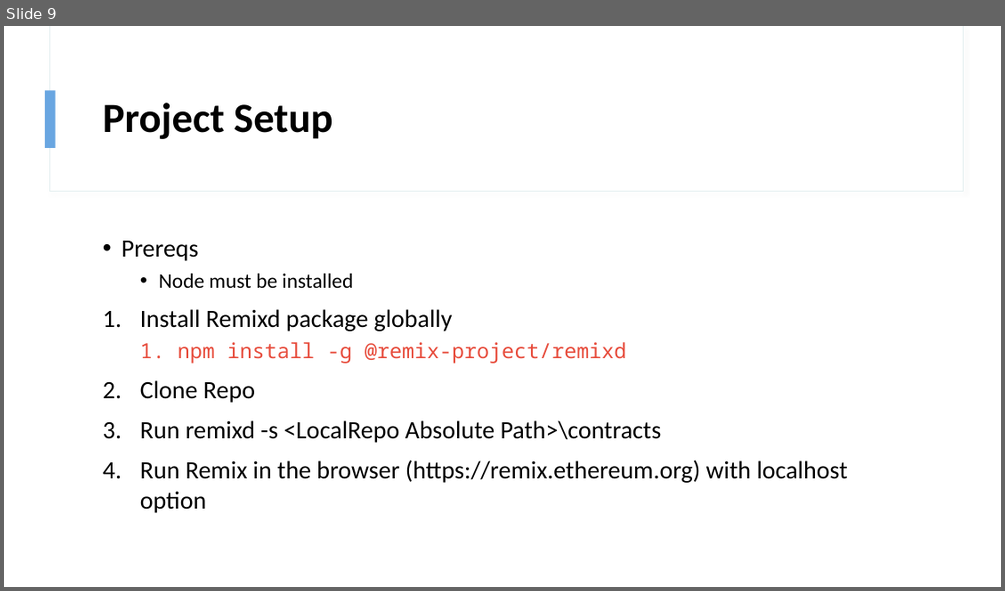
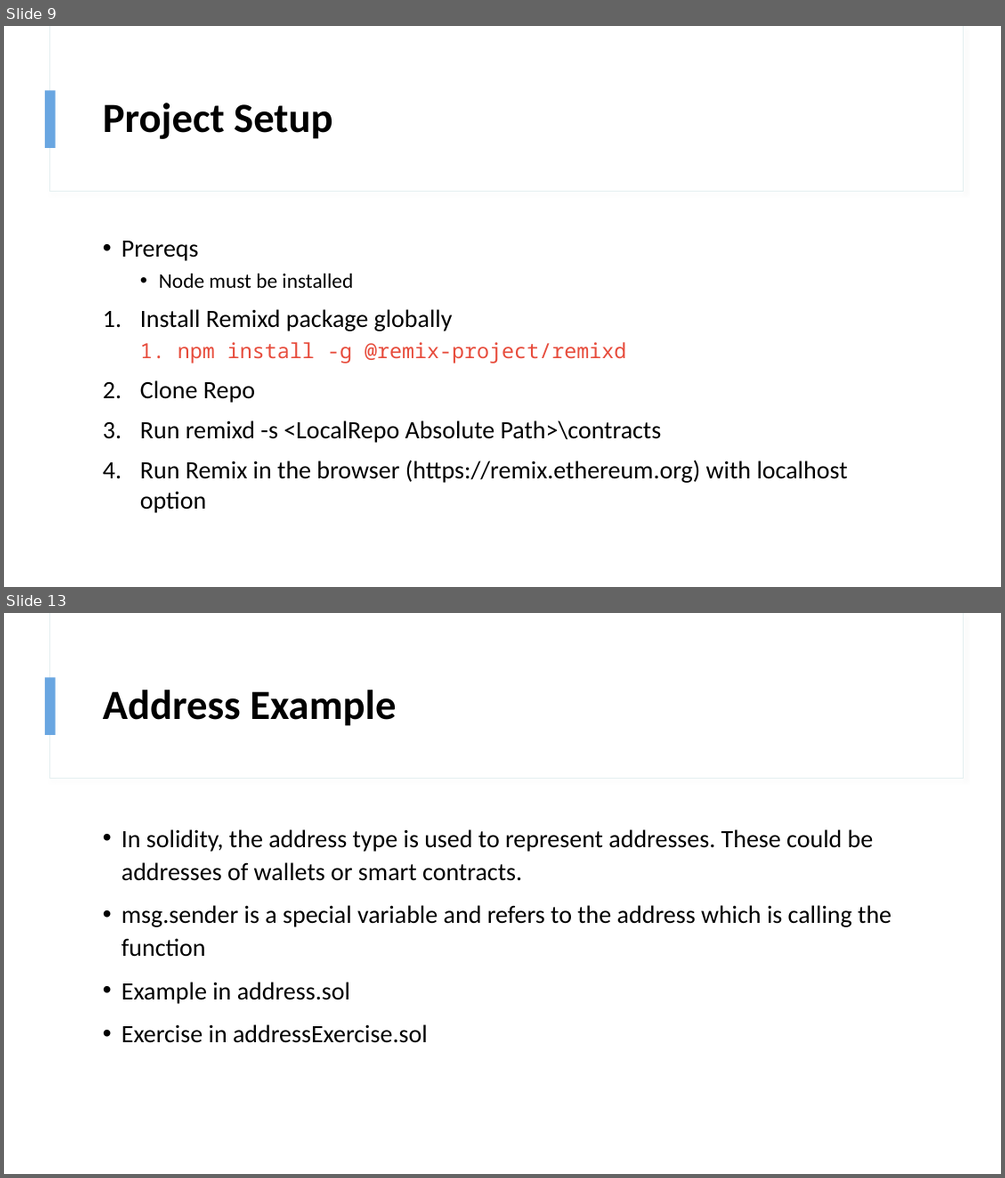
Before and after one commit to zmeghji/YourFirstERC20Token, a slide deck: Creating Your First ERC 20 Token!.pptx. Shown one above the other, each under a label of ours: slide 9 before the commit, slides 9 and 13 after it; the slides between them are not shown. The pictures are 1005x591 and 1005x1178 pixels, drawn with LibreOffice and Linux fonts; fonts in the diff are those of the drawing. Boxes give left, top, right and bottom in pixels: in the first picture for what was removed or moved away, otherwise in the second. Text is boxed around its words. In the diff, an @@ line names an element or a change of style, - is before the commit and + after.

Commit message:
added code examples +exercises

```diff
--- a/Creating Your First ERC 20 Token!.pptx
+++ b/Creating Your First ERC 20 Token!.pptx
@@ slide 13 added at bbox=[4, 613, 1001, 1174], background #FFFFFF; not listed: 3 template elements that a slide beside it also shows @@
@@ title added at bbox=[103, 690, 396, 726], 40 pt, text #000000, bold @@
+Address Example
@@ text added at bbox=[121, 829, 891, 1043], 24 pt, text #000000 @@
+• In solidity, the address type is used to represent addresses. These could be addresses of wallets or smart contracts.
+• msg.sender is a special variable and refers to the address which is calling the function
+• Example in address.sol
+• Exercise in addressExercise.sol
```
Also in this commit, not shown: 1 slide changed, 4 other slides added, 1 slide removed, 6 other files.
